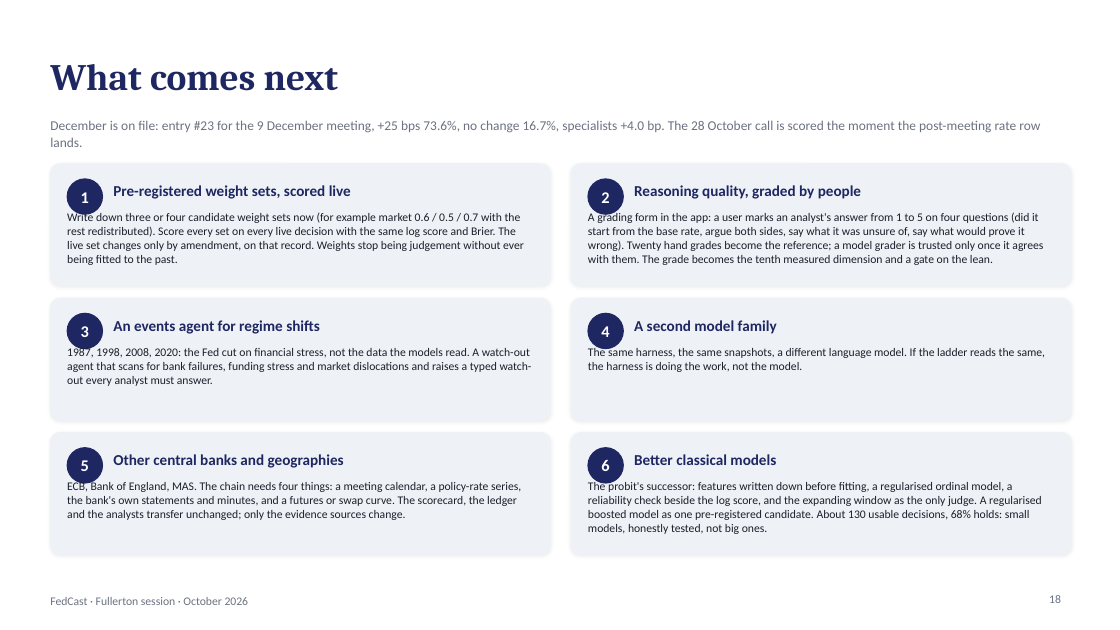
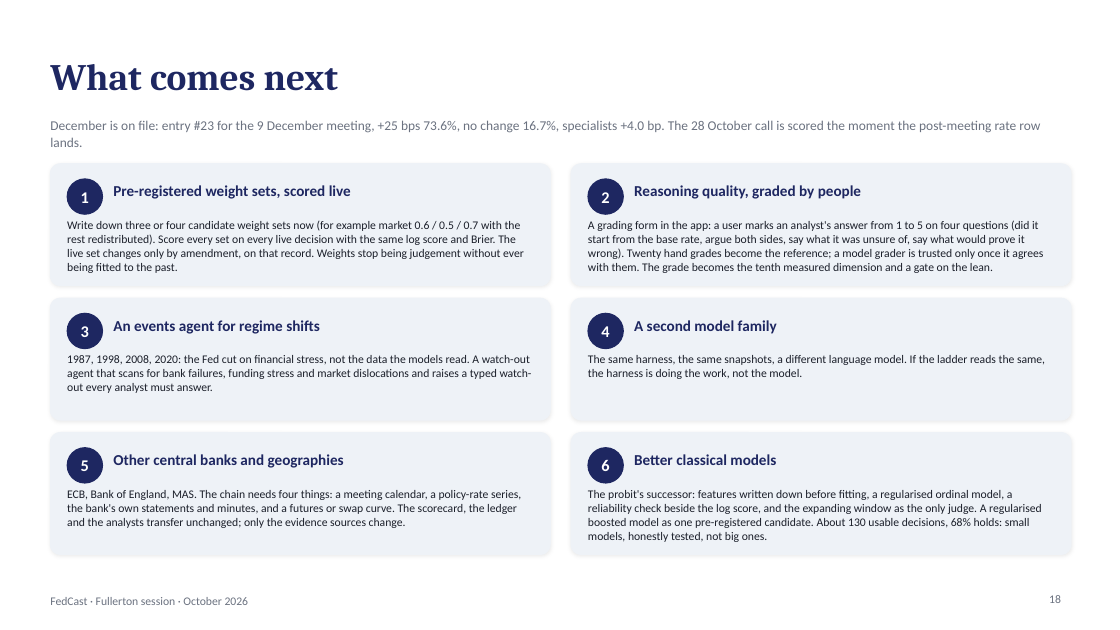
Before and after one commit to kmt112/fed-forecast, a slide deck: slide 18 of docs/FedCast_Fullerton.pptx. Drawn at 1120x630 pixels with LibreOffice and Linux fonts; fonts in the diff are those of the drawing. Boxes give left, top, right and bottom in pixels: in the first picture for what was removed or moved away, otherwise in the second. Text is boxed around its words. In the diff, an @@ line names an element or a change of style, - is before the commit and + after.

```diff
--- a/docs/FedCast_Fullerton.pptx
+++ b/docs/FedCast_Fullerton.pptx
@@ text "Write down three or four ...": place and size @@
-text "Write down three or four ..." at <box>67,212,524,265</box>
+text "Write down three or four ..." at <box>67,221,524,273</box>
@@ text "A grading form in the ...": place and size @@
-text "A grading form in the ..." at <box>588,212,1043,265</box>
+text "A grading form in the ..." at <box>588,220,1043,273</box>
@@ text "1987, 1998, 2008, 2020: the ...": place and size @@
-text "1987, 1998, 2008, 2020: the ..." at <box>67,346,532,386</box>
+text "1987, 1998, 2008, 2020: the ..." at <box>67,355,532,393</box>
@@ text "The same harness, the same ...": place and size @@
-text "The same harness, the same ..." at <box>588,346,1045,372</box>
+text "The same harness, the same ..." at <box>588,355,1045,379</box>
@@ text "ECB, Bank of England, MAS. ...": place and size @@
-text "ECB, Bank of England, MAS. ..." at <box>67,480,521,520</box>
+text "ECB, Bank of England, MAS. ..." at <box>67,490,521,528</box>
@@ text "The probit's successor: features written ...": place and size @@
-text "The probit's successor: features written ..." at <box>588,480,1042,534</box>
+text "The probit's successor: features written ..." at <box>588,490,1042,542</box>
```
Also in this commit, not shown: 2 other files.
